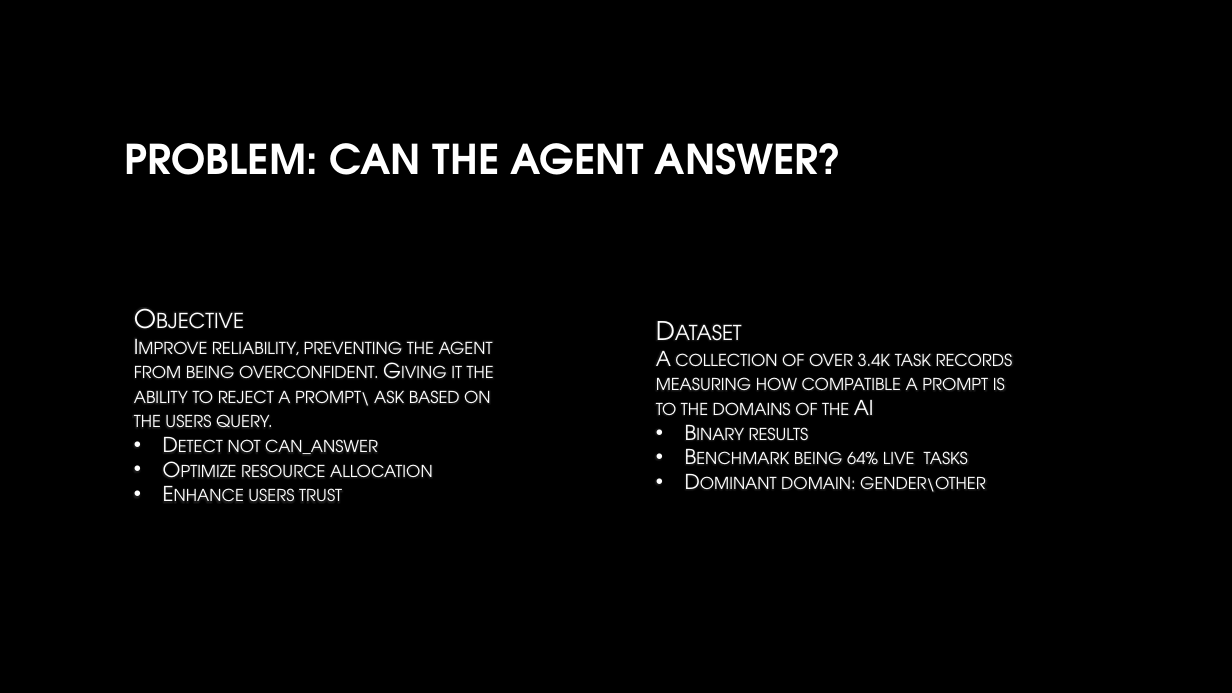
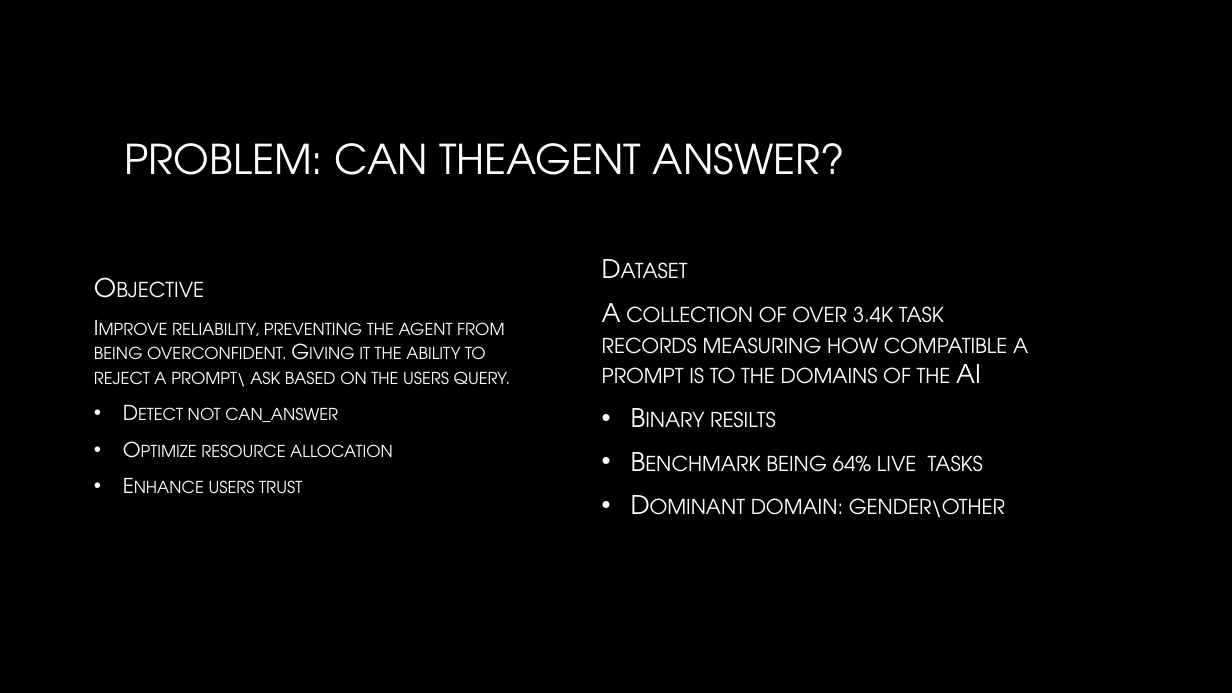
Before and after one commit to lanashmuz/machine_learning_exe1, a slide deck: slide 2 of exe2/presentation.pptx. Drawn at 1232x693 pixels with LibreOffice and Linux fonts; fonts in the diff are those of the drawing; background and template pictures are left out. Boxes give left, top, right and bottom in pixels: in the first picture for what was removed or moved away, otherwise in the second. Text is boxed around its words. In the diff, an @@ line names an element or a change of style, - is before the commit and + after.

```diff
--- a/exe2/presentation.pptx
+++ b/exe2/presentation.pptx
@@ title at <box>125,143,845,175</box>: text changed; bold off @@
-PROBLEM: CAN THE AGENT ANSWER?
+PROBLEM: CAN THEAGENT ANSWER?
@@ text "Dataset": place and size @@
-text "Dataset" at <box>656,350,1013,492</box>
+text "Dataset" at <box>602,303,1028,517</box>
@@ text "Objective": place and size @@
-text "Objective" at <box>134,341,494,502</box>
+text "Objective" at <box>94,322,511,494</box>
@@ text "Objective" at <box>94,322,511,494</box>: text colour #FFFFFF to gradient #FFFFFF to #BFBFBF; more space between paragraphs @@
@@ text at <box>602,303,1028,517</box>: text colour #FFFFFF to gradient #FFFFFF to #BFBFBF; size 16 to 20 pt in "A collection of over 3.4k task records ...", "Benchmark being 64% live tasks", "Dominant domain: gender\other"; more space between paragraphs @@
@@ text at <box>710,411,776,428</box>: text changed; size 16 to 20 pt; text colour #FFFFFF to gradient #FFFFFF to #BFBFBF @@
-• Binary results
+• Binary resilts
```
Also in this commit, not shown: 1 other slide changed, 3 slides removed.
